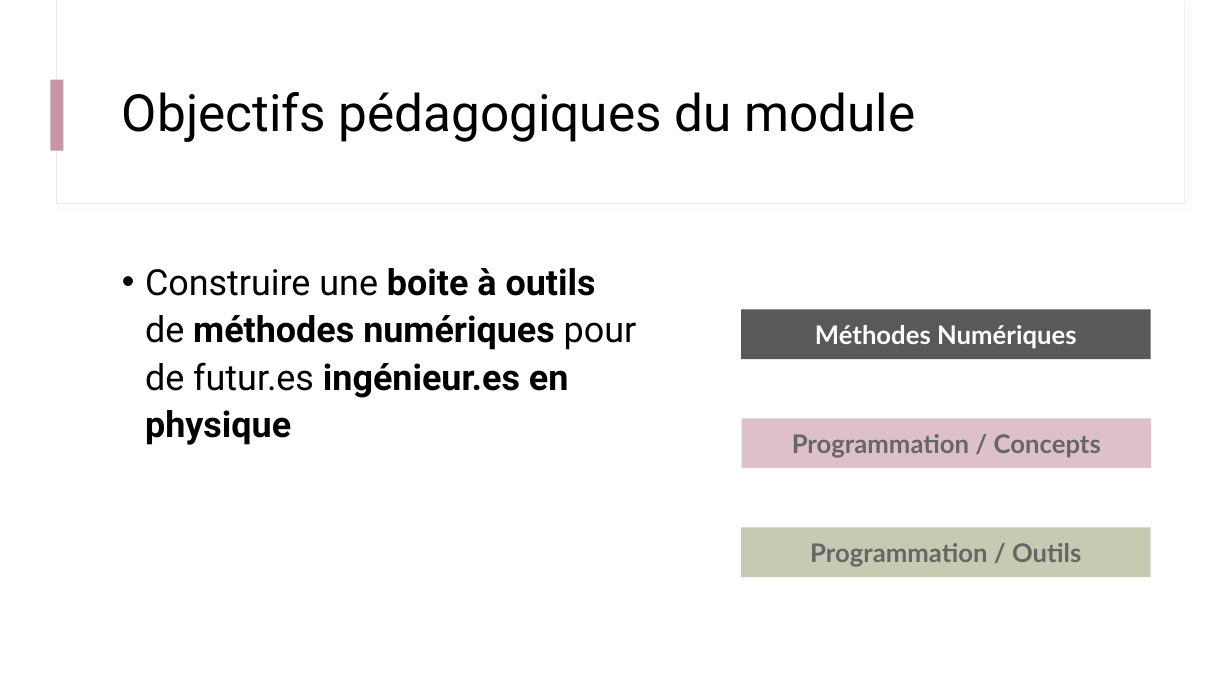
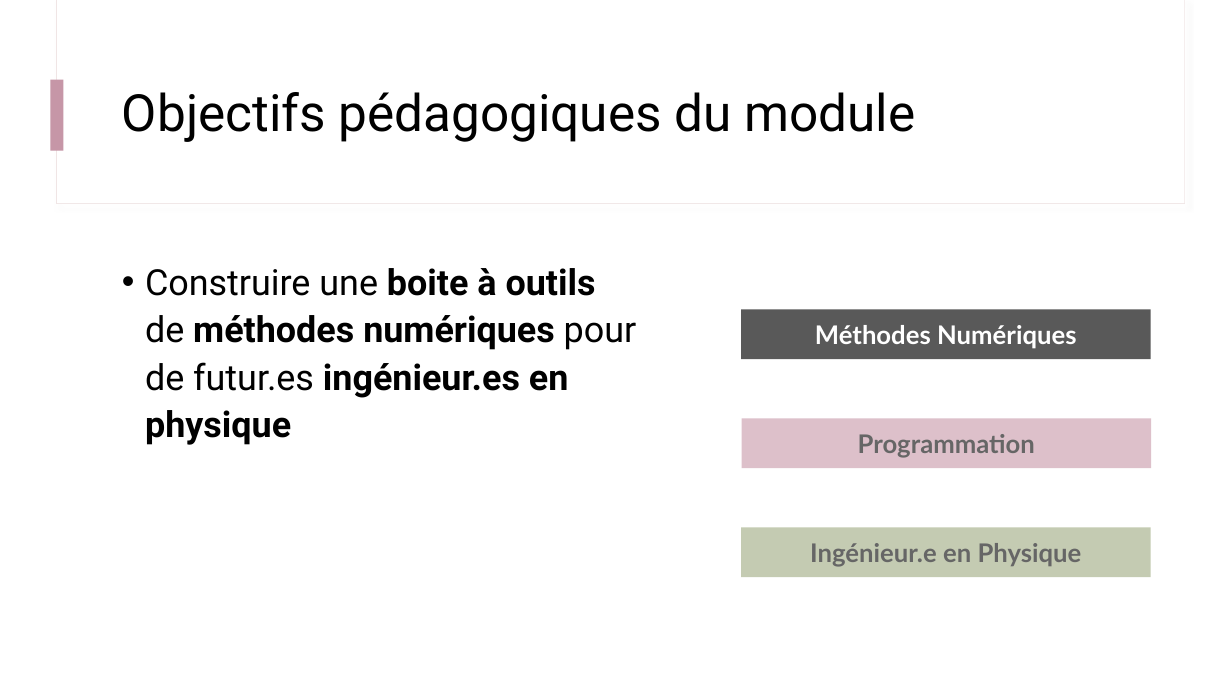
Before and after one commit to IOGS-Digital-Methods/semester-5, a slide deck: slide 5 of ONIP/onip_b0_intro/B0_0_Outils_Methodes.pptx. Drawn at 1232x693 pixels with LibreOffice and Linux fonts; fonts in the diff are those of the drawing. Boxes give left, top, right and bottom in pixels: in the first picture for what was removed or moved away, otherwise in the second. Text is boxed around its words. In the diff, an @@ line names an element or a change of style, - is before the commit and + after.

```diff
--- a/ONIP/onip_b0_intro/B0_0_Outils_Methodes.pptx
+++ b/ONIP/onip_b0_intro/B0_0_Outils_Methodes.pptx
@@ text in rectangle at (858,434,1035,458): text changed @@
-Programmation / Concepts
+Programmation
@@ text in rectangle at (810,543,1082,567): text changed @@
-Programmation / Outils
+Ingénieur.e en Physique
```
Also in this commit, not shown: 5 other slides changed, 1 slide removed, 1 other file.
